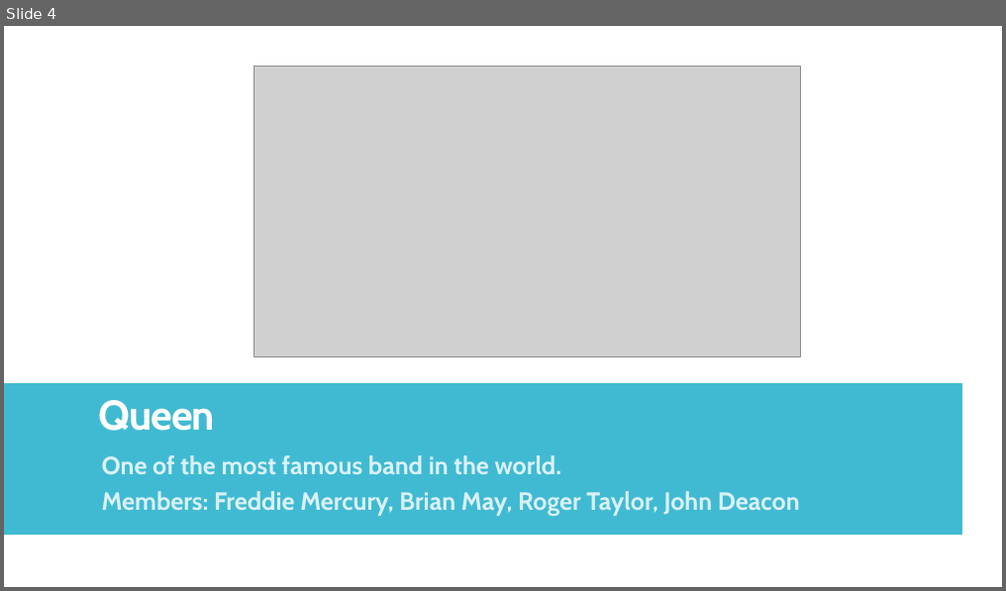
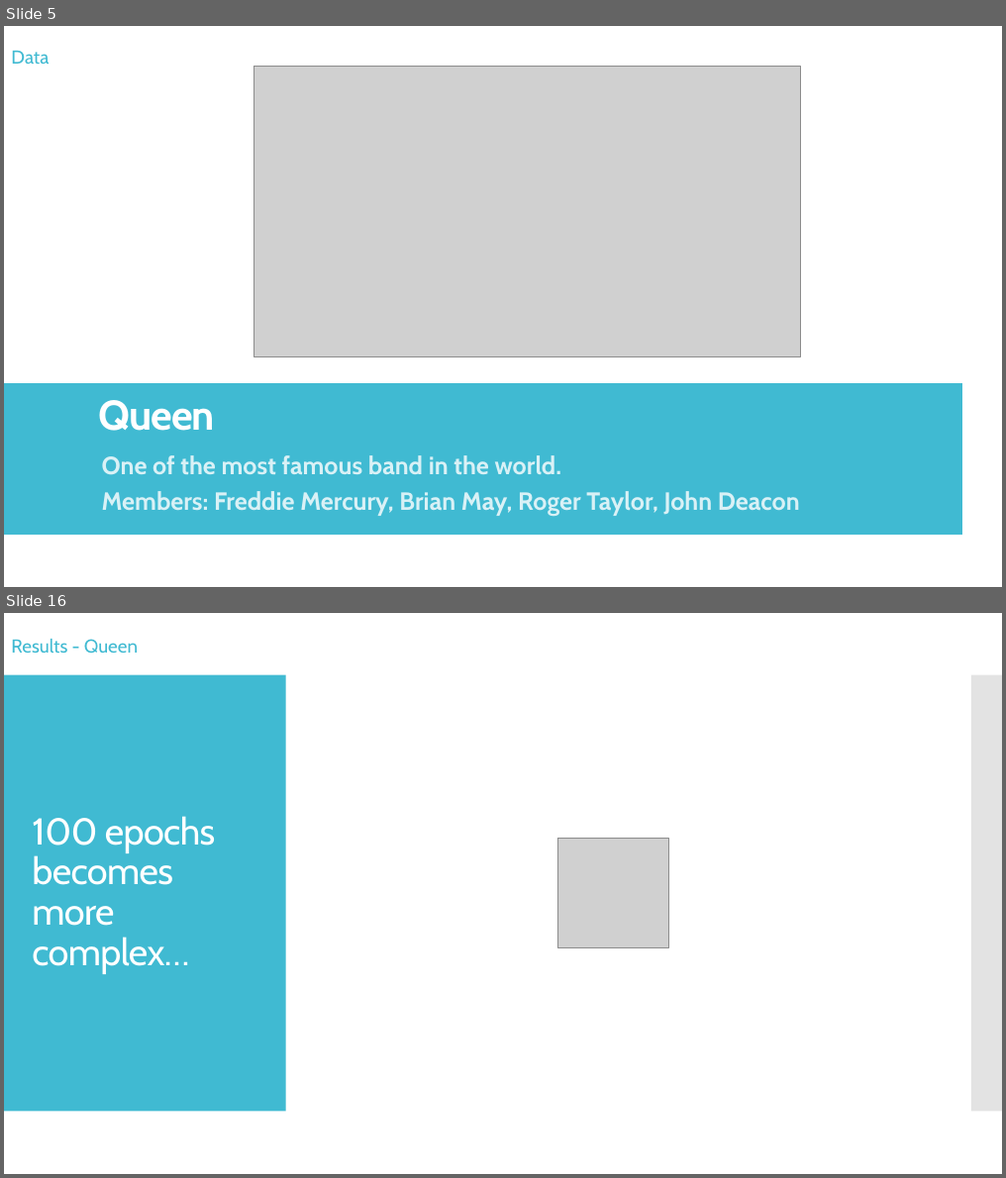
Before and after one commit to mawuliadjei/neuralnetmusicprediction, a slide deck: Generating music with LSTM.pptx. Shown one above the other, each under a label of ours: slide 4 before the commit, slides 5 and 16 after it; the slides between them are not shown. The pictures are 1006x591 and 1006x1178 pixels, drawn with LibreOffice and Linux fonts; fonts in the diff are those of the drawing; grey boxes stand for pictures. Boxes give left, top, right and bottom in pixels: in the first picture for what was removed or moved away, otherwise in the second. Text is boxed around its words. In the diff, an @@ line names an element or a change of style, - is before the commit and + after.

```diff
--- a/Generating music with LSTM.pptx
+++ b/Generating music with LSTM.pptx
@@ slide 16 added at box(4, 613, 1002, 1174), background #FFFFFF @@
@@ text added at box(11, 639, 138, 653), 18 pt, text #40BAD2 @@
+Results - Queen
@@ rectangle added at box(4, 675, 286, 1112), fill #40BAD2 @@
@@ rectangle added at box(971, 675, 1002, 1112), fill #C8C8C8 at 50% opacity @@
@@ title added at box(32, 816, 215, 974), 36 pt, text #FFFFFF @@
+100 epochs becomes more complex…
@@ picture added at box(558, 839, 668, 949) @@
@@ what was slide 4 is now slide 5 @@
@@ slide 5 changed as well @@
@@ text added at box(11, 50, 49, 64), 18 pt, text #40BAD2 @@
+Data
```
Also in this commit, not shown: 4 other slides changed, 20 other slides added, 8 slides removed.
